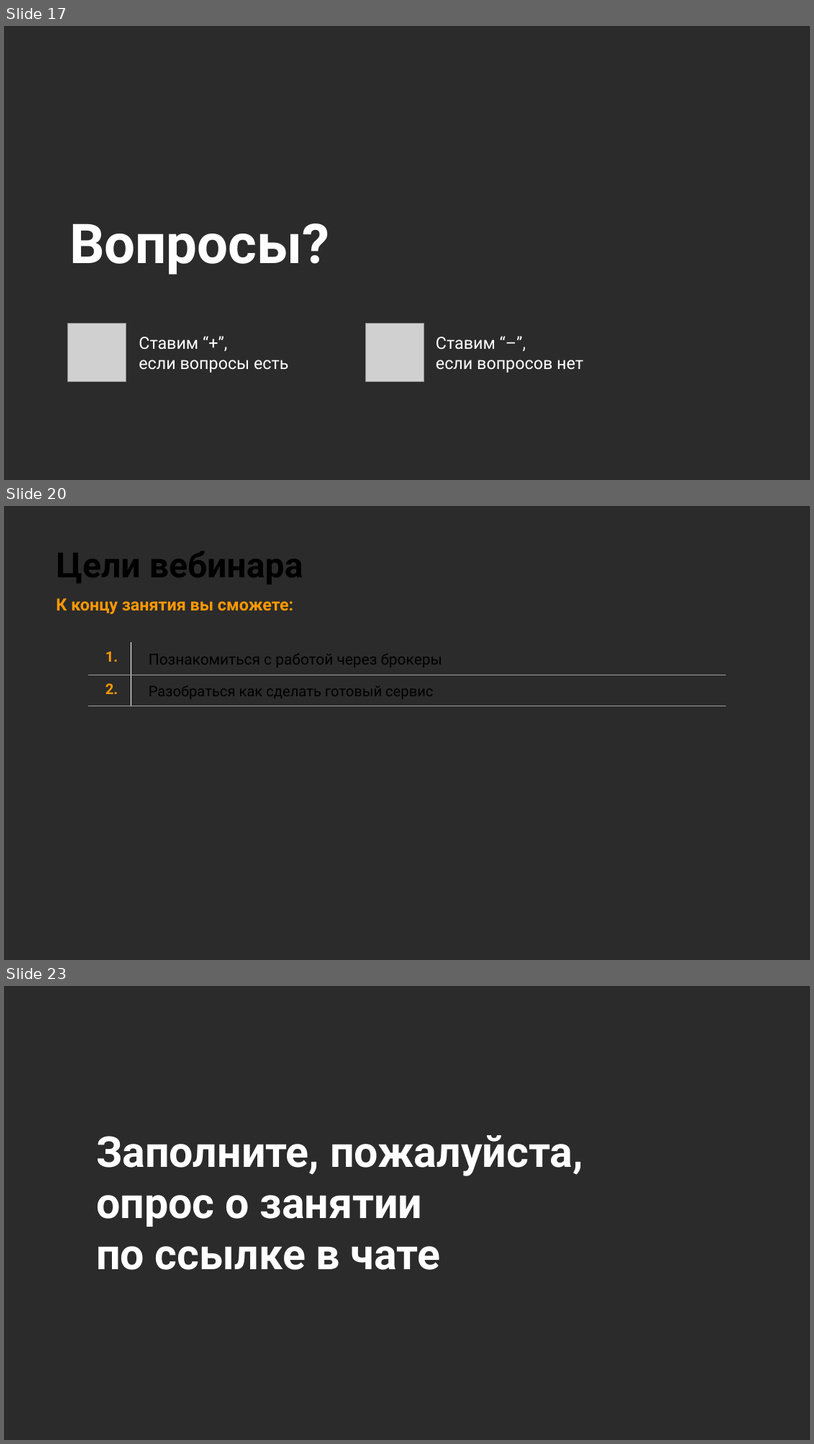
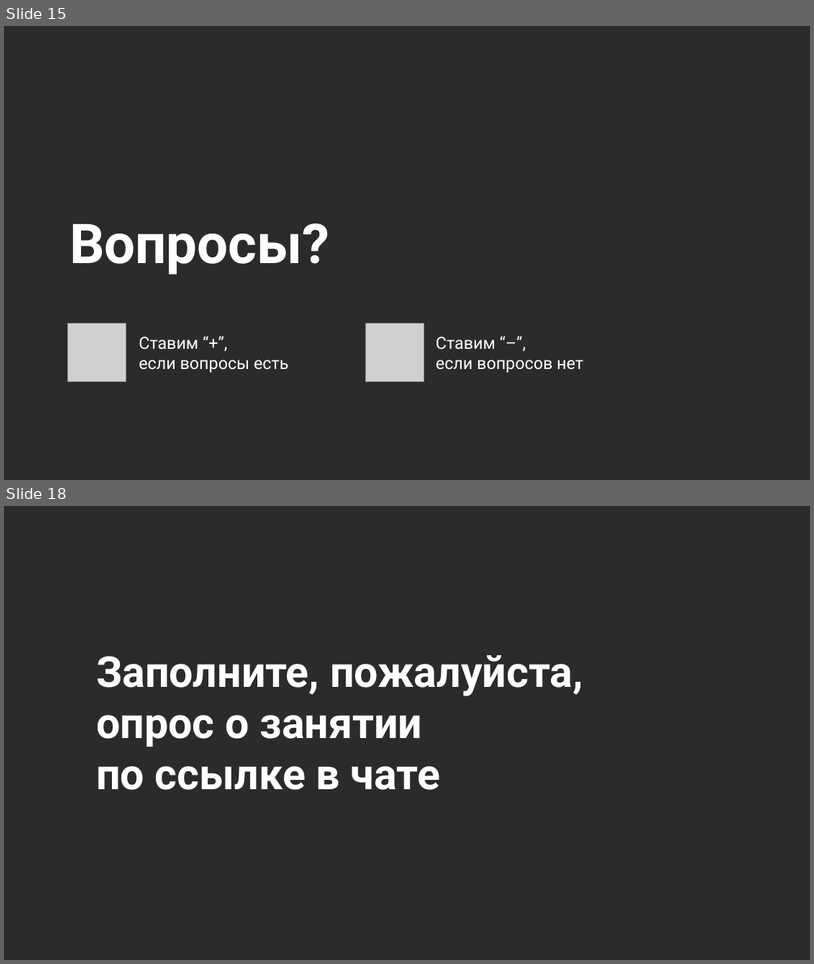
Before and after one commit to stureiko/Otus_lectures, a slide deck: FinML/32 - Real_data/Presentation/Работа с реальными данными и создание ML - моделей для проекта.pptx. Shown one above the other, each under a label of ours: slides 17, 20 and 23 before the commit, slides 15 and 18 after it; the slides between them are not shown. The pictures are 814x1444 and 814x964 pixels, drawn with LibreOffice and Linux fonts; fonts in the diff are those of the drawing; grey boxes stand for pictures; background and template pictures are left out; a plain dark background stands for a picture behind light text. Boxes give left, top, right and bottom in pixels: in the first picture for what was removed or moved away, otherwise in the second. Text is boxed around its words. In the diff, an @@ line names an element or a change of style, - is before the commit and + after.

```diff
--- a/FinML/32 - Real_data/Presentation/Работа с реальными данными и создание ML - моделей для проекта.pptx
+++ b/FinML/32 - Real_data/Presentation/Работа с реальными данными и создание ML - моделей для проекта.pptx
@@ slide 20 removed at (x1=4, y1=506, x2=810, y2=960), background picture (left out) @@
@@ title removed at (x1=56, y1=551, x2=304, y2=584) @@
-Цели вебинара
@@ subtitle removed at (x1=56, y1=598, x2=293, y2=614) @@
-К концу занятия вы сможете:
@@ table removed at (x1=88, y1=642, x2=727, y2=907), 2 rows, 2 columns @@
-1. | Познакомиться с работой через брокеры
-2. | Разобраться как сделать готовый сервис
@@ what was slide 17 is now slide 15 @@
@@ what was slide 23 is now slide 18 @@
```
Also in this commit, not shown: 7 slides changed, 2 slides added, 6 other slides removed, 5 other files.
